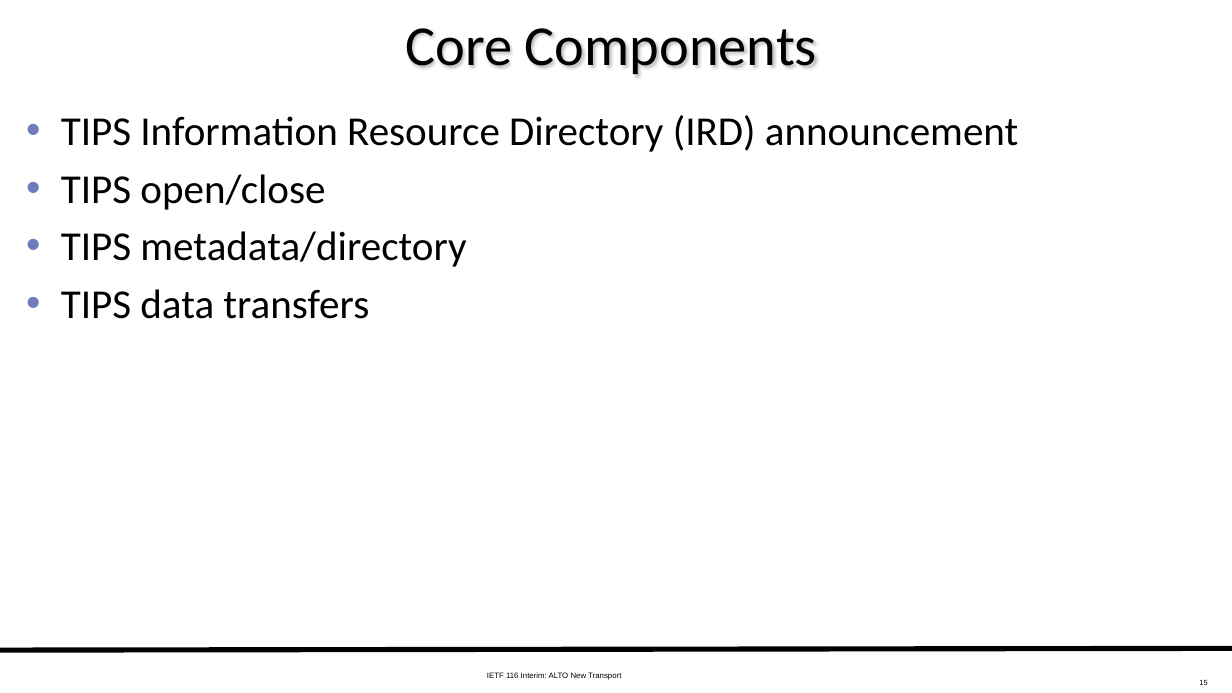
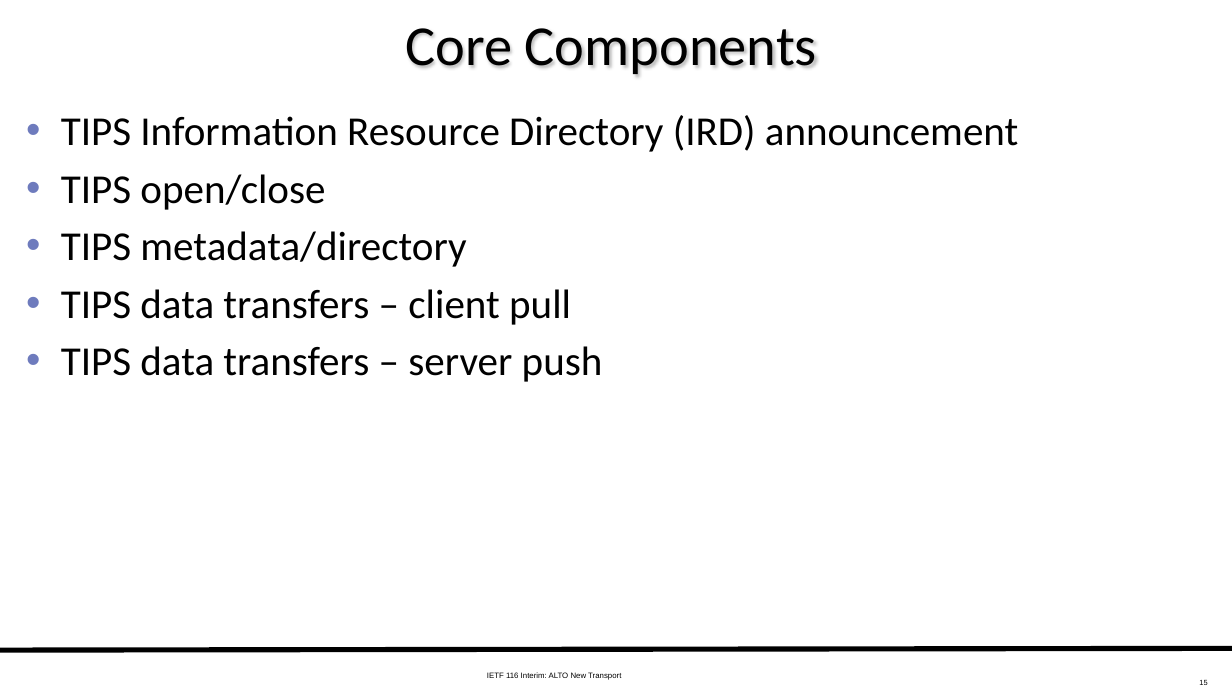
Before and after one commit to ietf-wg-alto/wg-materials, a slide deck: slide 15 of meetings-ietf/ietf-116-interim/slides-116-interim-alto-transport.pptx. Drawn at 1232x693 pixels with LibreOffice and Linux fonts; fonts in the diff are those of the drawing. Boxes give left, top, right and bottom in pixels: in the first picture for what was removed or moved away, otherwise in the second. Text is boxed around its words. In the diff, an @@ line names an element or a change of style, - is before the commit and + after.

```diff
--- a/meetings-ietf/ietf-116-interim/slides-116-interim-alto-transport.pptx
+++ b/meetings-ietf/ietf-116-interim/slides-116-interim-alto-transport.pptx
@@ text at [61,289,603,382]: text changed @@
-• TIPS data transfers
+• TIPS data transfers – client pull
+• TIPS data transfers – server push
```
Also in this commit, not shown: 6 other slides changed.
